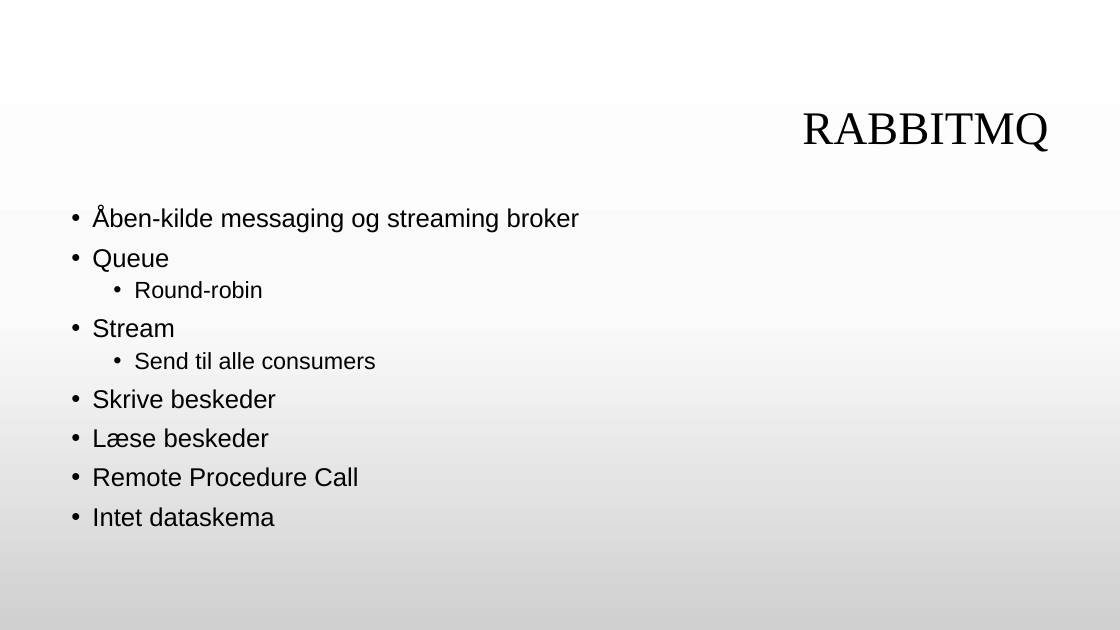
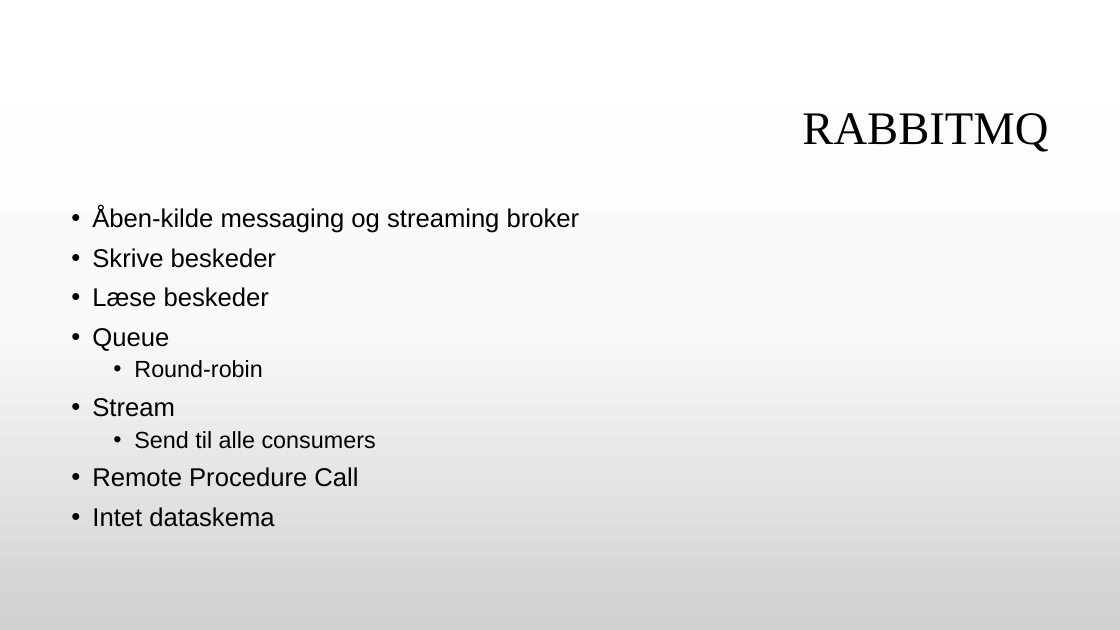
Before and after one commit to GitDeveloperBel/Kafka, a slide deck: slide 18 of presentation.pptx. Drawn at 1120x630 pixels with LibreOffice and Linux fonts; fonts in the diff are those of the drawing; background and template pictures are left out. Boxes give left, top, right and bottom in pixels: in the first picture for what was removed or moved away, otherwise in the second. Text is boxed around its words. In the diff, an @@ line names an element or a change of style, - is before the commit and + after.

```diff
--- a/presentation.pptx
+++ b/presentation.pptx
@@ text at <box>92,248,276,307</box>: paragraphs added @@
+• Skrive beskeder
+• Læse beskeder
@@ text at <box>92,389,276,448</box>: paragraphs removed @@
-• Skrive beskeder
-• Læse beskeder
```
Also in this commit, not shown: 2 other slides changed, 1 other file.
